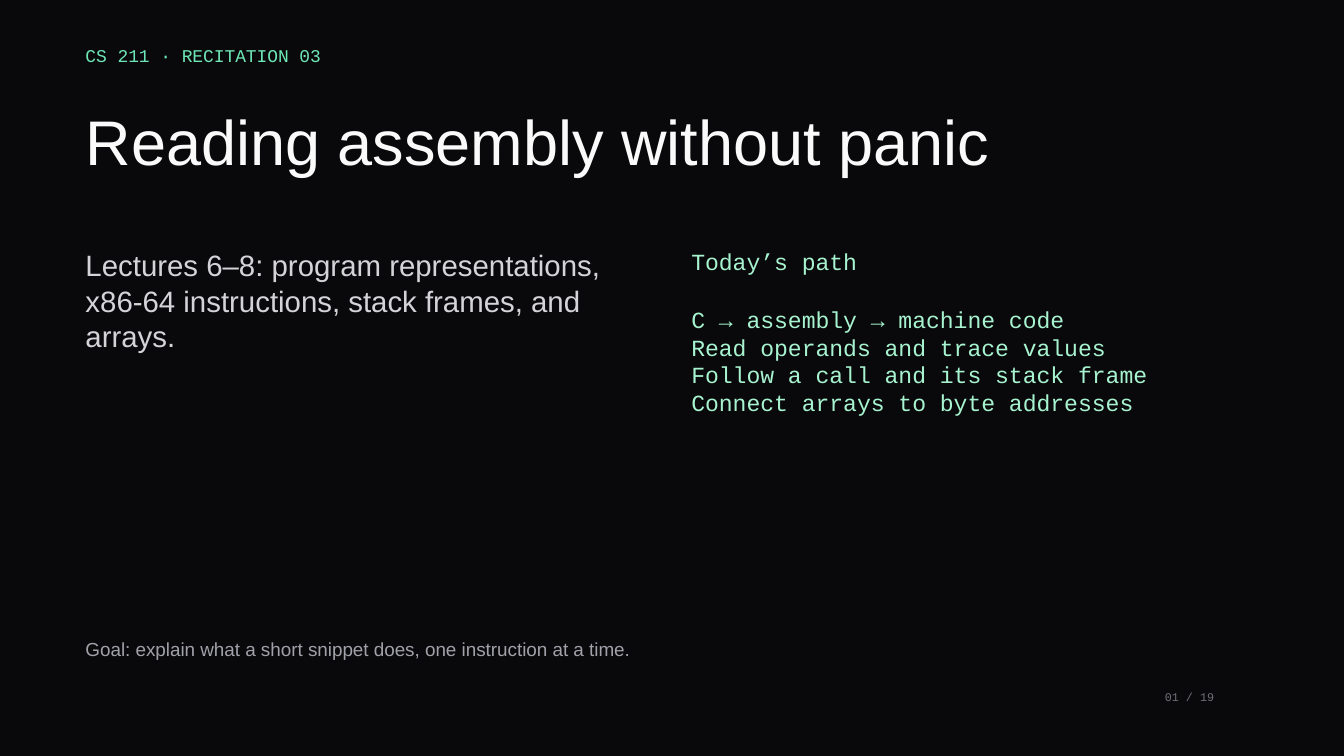
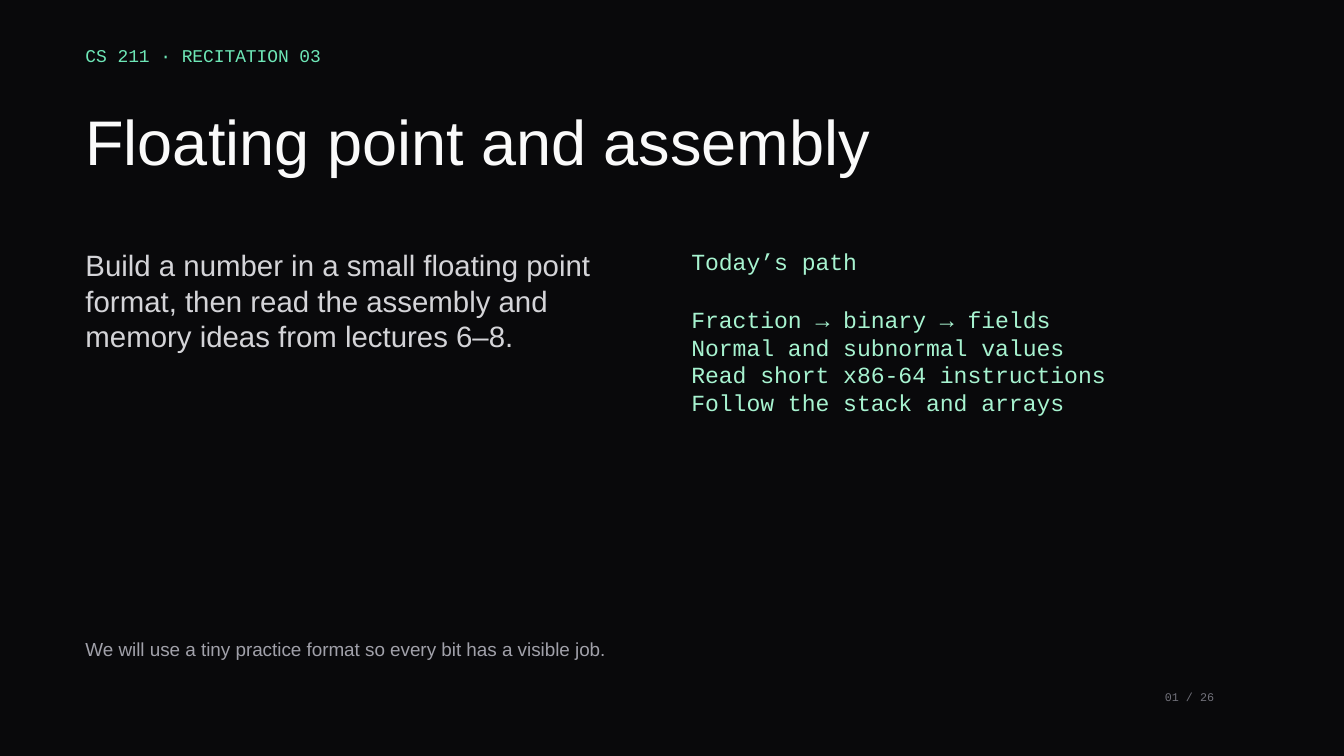
Before and after one commit to xsebby/portfolio, a slide deck: slide 1 of public/presentations/CS211_Recitation_3.pptx. Drawn at 1344x756 pixels with LibreOffice and Linux fonts; fonts in the diff are those of the drawing. Boxes give left, top, right and bottom in pixels: in the first picture for what was removed or moved away, otherwise in the second. Text is boxed around its words. In the diff, an @@ line names an element or a change of style, - is before the commit and + after.

Commit message:
Expand floating point examples in recitation 3

```diff
--- a/public/presentations/CS211_Recitation_3.pptx
+++ b/public/presentations/CS211_Recitation_3.pptx
@@ text at [86, 119, 870, 177]: text changed @@
-Reading assembly without panic
+Floating point and assembly
@@ text at [85, 254, 590, 353]: text changed @@
-Lectures 6–8: program representations, x86-64 instructions, stack frames, and arrays.
+Build a number in a small floating point format, then read the assembly and memory ideas from lectures 6–8.
@@ text at [691, 311, 1106, 416]: text changed @@
-C → assembly → machine code
-Read operands and trace values
-Follow a call and its stack frame
-Connect arrays to byte addresses
+Fraction → binary → fields
+Normal and subnormal values
+Read short x86-64 instructions
+Follow the stack and arrays
@@ text at [85, 642, 605, 660]: text changed @@
-Goal: explain what a short snippet does, one instruction at a time.
+We will use a tiny practice format so every bit has a visible job.
@@ text at [1165, 693, 1214, 701]: text changed @@
-01 / 19
+01 / 26
```
Also in this commit, not shown: 16 other slides changed, 9 slides added, 2 slides removed, 4 other files.
